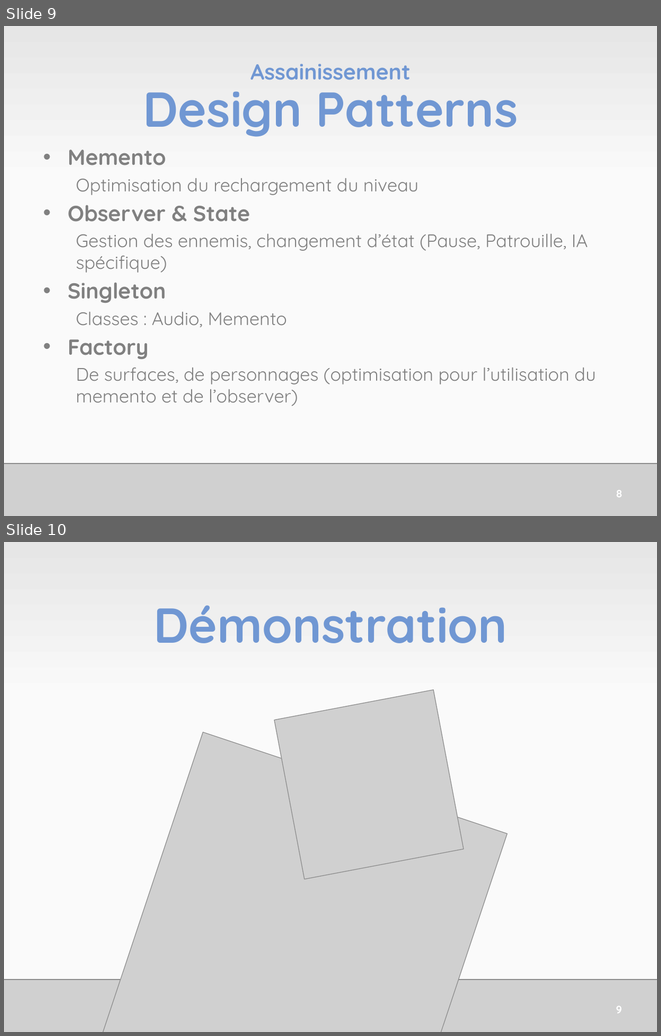
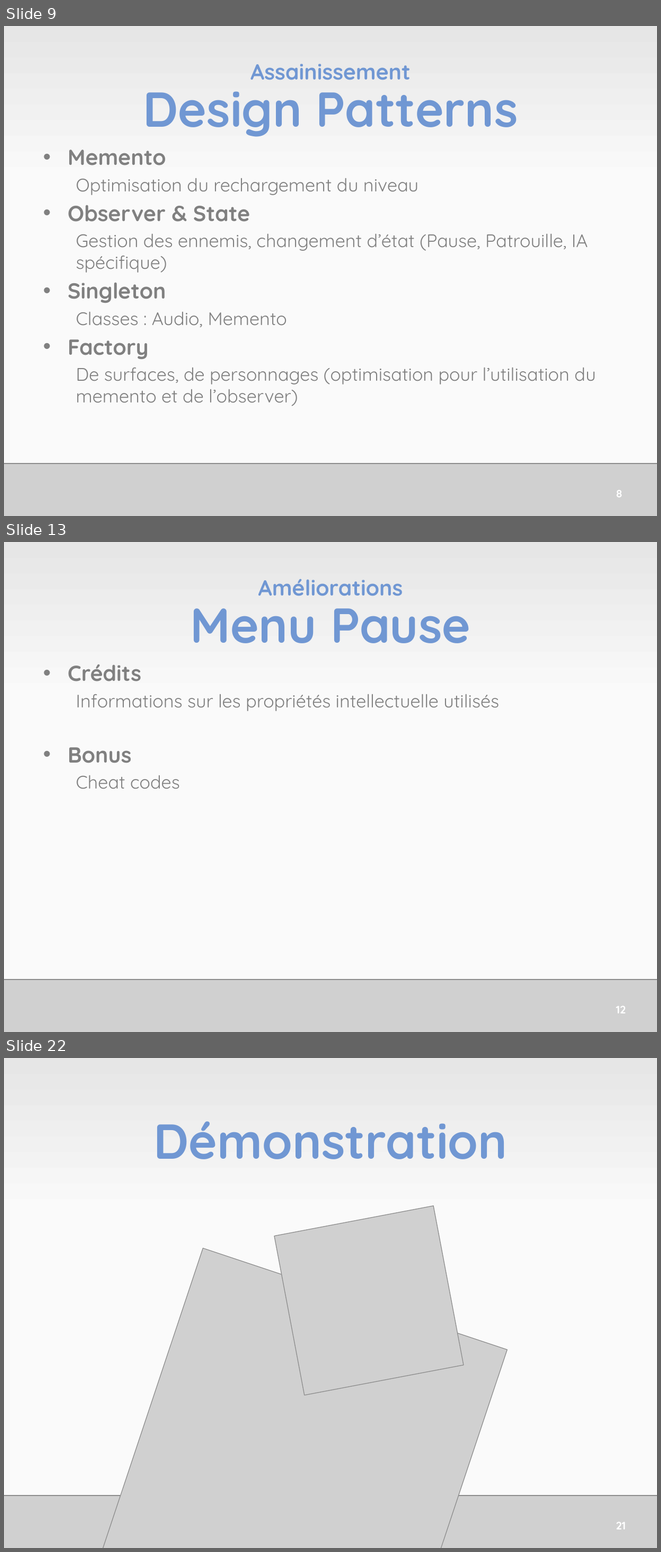
Before and after one commit to RomainClaret/bsc.p2.2, a slide deck: Administration/JamesGouinSePresente.pptx. Shown one above the other, each under a label of ours: slides 9 and 10 before the commit, slides 9, 13 and 22 after it; the slides between them are not shown. The pictures are 661x1036 and 661x1552 pixels, drawn with LibreOffice and Linux fonts; fonts in the diff are those of the drawing; grey boxes stand for pictures. Boxes give left, top, right and bottom in pixels: in the first picture for what was removed or moved away, otherwise in the second. Text is boxed around its words. In the diff, an @@ line names an element or a change of style, - is before the commit and + after.

```diff
--- a/Administration/JamesGouinSePresente.pptx
+++ b/Administration/JamesGouinSePresente.pptx
@@ slide 13 added at bbox=[4, 542, 657, 1032], background gradient #FAFAFA to #E6E6E6 @@
@@ title added at bbox=[191, 579, 470, 643], 24 pt, text #7097D3, bold @@
+Améliorations
+Menu Pause
@@ text added at bbox=[68, 664, 499, 788], 20 pt, text #808080 @@
+• Crédits
+  Informations sur les propriétés intellectuelle utilisés
+• Bonus
+  Cheat codes
@@ picture added at bbox=[4, 979, 657, 1032] @@
@@ page number added at bbox=[616, 1006, 626, 1013], 12 pt, text #FFFFFF, bold @@
+12
@@ what was slide 10 is now slide 22 @@
@@ page number at bbox=[616, 1522, 626, 1529]: text changed @@
-9
+21
```
Also in this commit, not shown: 11 other slides added, 5 other files.
